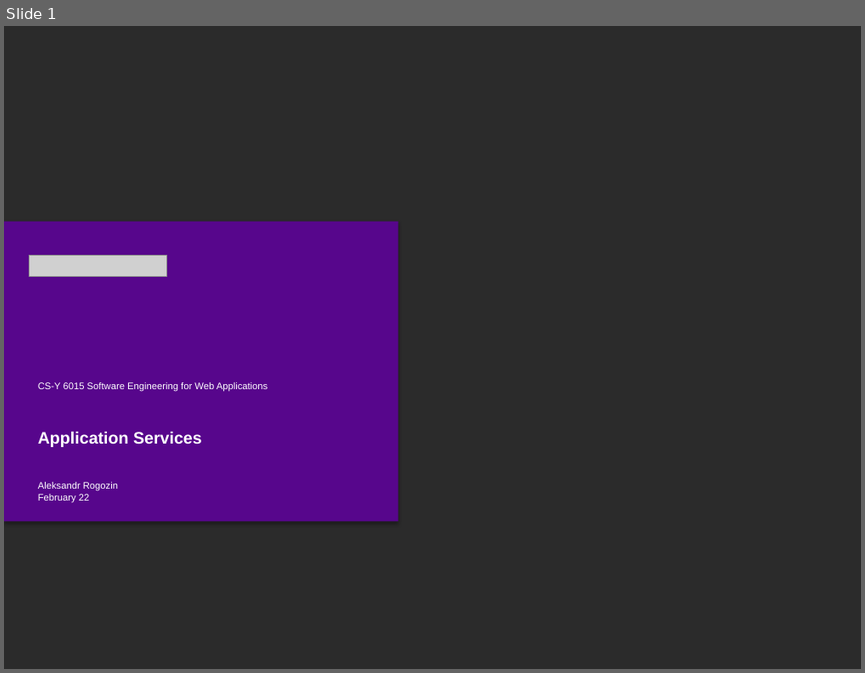
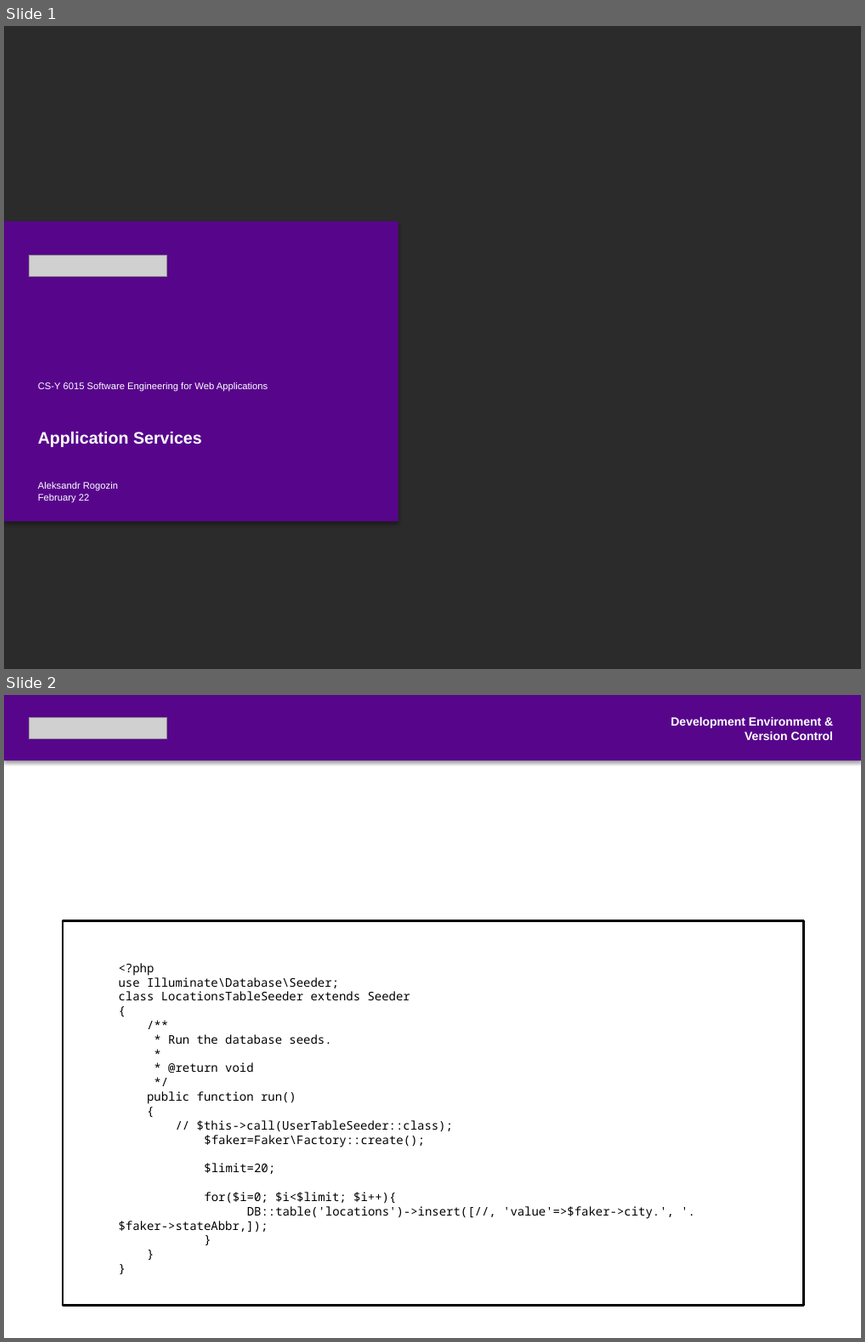
Before and after one commit to NYU-CS6015/Class-Materials, a slide deck: Class 4 - Application Services.pptx. Shown one above the other, each under a label of ours: slide 1 before the commit, slides 1 and 2 after it. The pictures are 865x673 and 865x1342 pixels, drawn with LibreOffice and Linux fonts; fonts in the diff are those of the drawing; grey boxes stand for pictures; background and template pictures are left out; a plain dark background stands for a picture behind light text. Boxes give left, top, right and bottom in pixels: in the first picture for what was removed or moved away, otherwise in the second. Text is boxed around its words. In the diff, an @@ line names an element or a change of style, - is before the commit and + after.

Commit message:
code review added for class 4

```diff
--- a/Class 4 - Application Services.pptx
+++ b/Class 4 - Application Services.pptx
@@ slide 2 added at (4,695,861,1338), background picture (left out) @@
@@ rectangle added at (4,695,861,761), fill #57068C @@
@@ picture added at (30,718,167,739) @@
@@ text added at (670,717,834,740), 10 pt, text #FFFFFF, bold @@
+Development Environment &
+Version Control
@@ text added at (30,821,842,907), 54 pt, text #FFFFFF, bold @@
+Code Review
@@ rectangle added at (64,920,804,1305), fill #FFFFFF, outline #000000 2 pt @@
@@ text added at (119,963,674,1232), 10 pt, text #000000 @@
+<?php
+use Illuminate\Database\Seeder;
+class LocationsTableSeeder extends Seeder
+{
+/**
+* Run the database seeds.
+*
+* @return void
+*/
+public function run()
+{
+// $this->call(UserTableSeeder::class);
+$faker=Faker\Factory::create();
+$limit=20;
+for($i=0; $i<$limit; $i++){
+DB::table('locations')->insert([//, 'value'=>$faker->city.', '. $faker->stateAbbr,]);
+}
+}
+}
```
Also in this commit, not shown: 2 other slides added.
